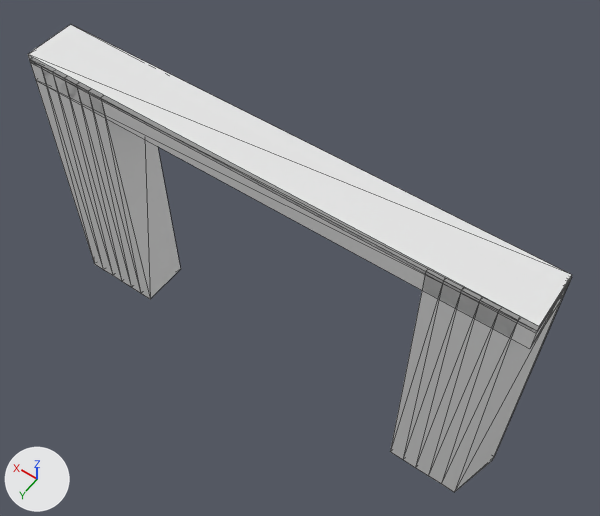
The glTF model models/uitdam/uitdam-brug-8abeacd5-10/uitdam-brug-8abeacd5-10.glb as it was, and as the next commit left it.
One viewpoint serves both versions: a camera (50 mm lens) standing at (-10.18, 12.79, 16.64) and looking at (-0.82, -0.31, -3.95). The axes (+X, +Y, +Z) are drawn at lower left. The lights are the same throughout. The first picture is the older version. Mesh edges are drawn as thin lines. Vertices at exactly the same position are counted once.

The first picture shows 'road:dek', 'road:landhoofd (aangenomen)', 'road:landhoofd (aangenomen) 2', 'road:voetpad'.
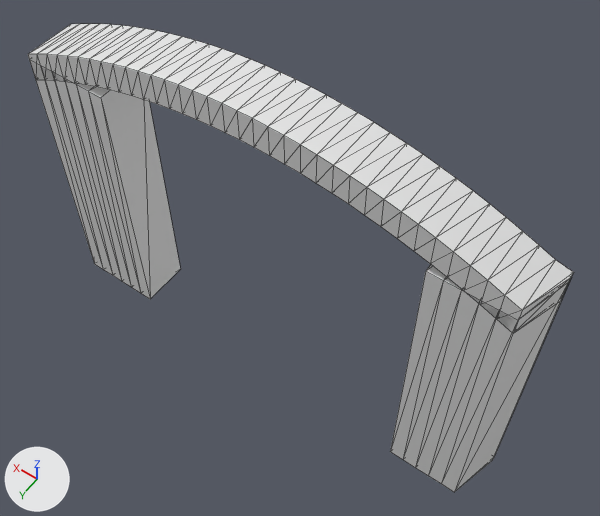
The edits, one by one:
me_dek is used by ob_road_dek; location (0.0, 0.0, 0.0).
me_dek had 8 vertices, 12 faces and spanned x -8.5..8.5, y -0.9..0.9, z -0.5..0.3.
me_dek now has 144 vertices, 284 faces and spans x -8.5..8.5, y -1.0..0.9, z -0.5..2.5.
Part 1, on me_dek:
6 vertices are removed from x -8.5..8.5, y -0.9..0.9, z -0.5..0.3.
12 faces are deleted.
70 vertices are added at x -8.5..8.0, y -1.0..0.9, z -0.5..1.5.
72 new vertices lie (0.0, 0.0, 1.0) away from vertices in x -8.5..8.5, y -1.0..0.9, z -0.5..1.5.
284 new faces join them.
Object 'road:voetpad' (ob_road_voetpad) is deleted.

Changed parts and their boxes [x1, y1, x2, y2] in the pictures (600 x 516 px):
'road:dek', reshaped: before [30, 62, 568, 349]; after [28, 24, 573, 334]
'road:voetpad', deleted: before [28, 24, 572, 333]
